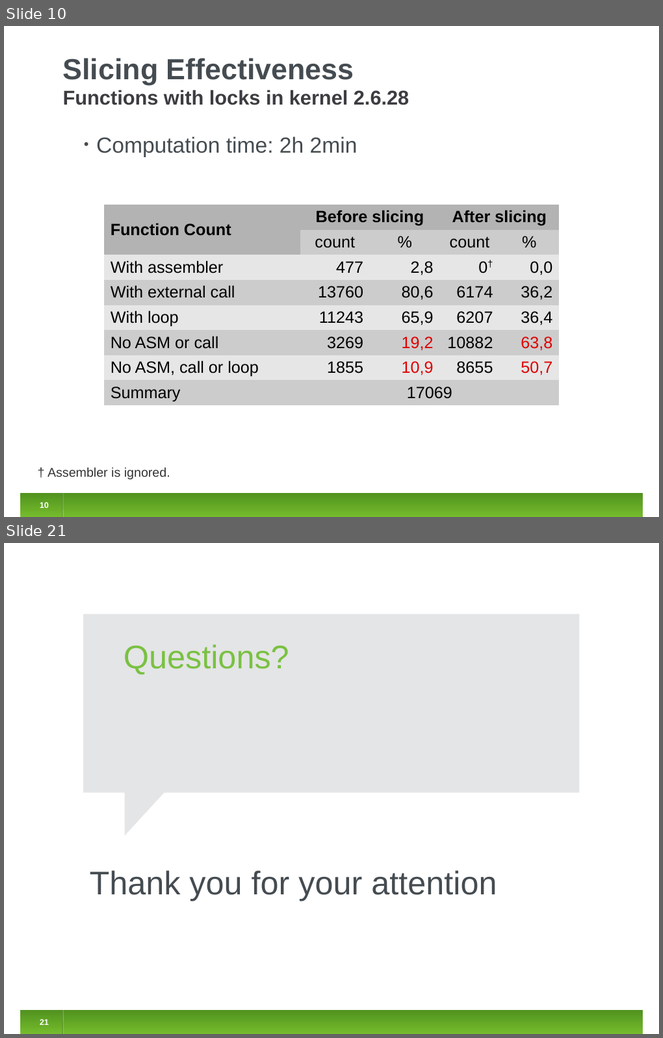
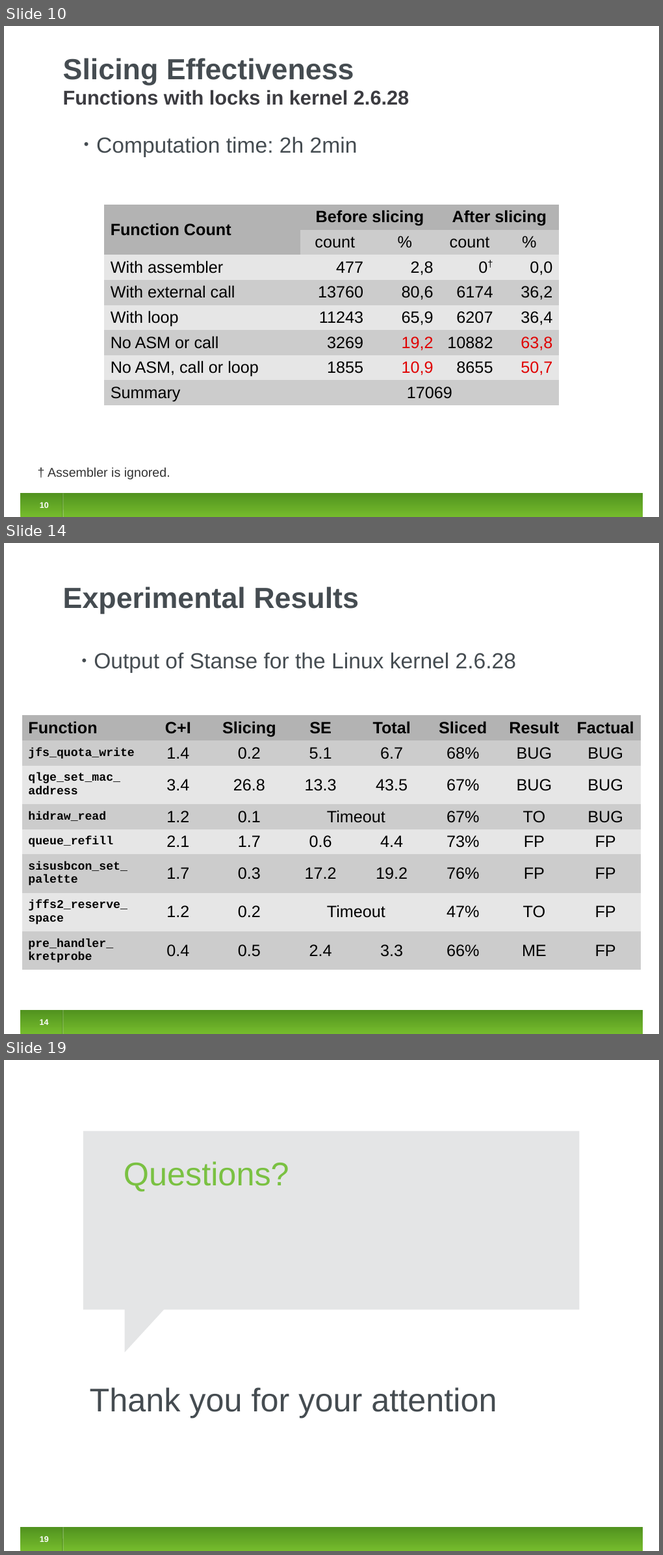
Before and after one commit to jirislaby/writings, a slide deck: presentations/fmics2012.odp. Shown one above the other, each under a label of ours: slides 10 and 21 before the commit, slides 10, 14 and 19 after it; the slides between them are not shown. The pictures are 663x1038 and 663x1555 pixels, drawn with LibreOffice and Linux fonts; fonts in the diff are those of the drawing. Boxes give left, top, right and bottom in pixels: in the first picture for what was removed or moved away, otherwise in the second. Text is boxed around its words. In the diff, an @@ line names an element or a change of style, - is before the commit and + after.

```diff
--- a/presentations/fmics2012.odp
+++ b/presentations/fmics2012.odp
@@ slide 14 added at box(4, 543, 659, 1034), background #FFFFFF; not listed: 1 template element that a slide beside it also shows @@
@@ title added at box(63, 587, 359, 614), 32 pt, text #454C51, bold @@
+Experimental Results
@@ text added at box(94, 652, 516, 673), 24 pt, text #454C51 @@
+• Output of Stanse for the Linux kernel 2.6.28
@@ table added at box(22, 715, 642, 965), 8 rows, 8 columns @@
+Function | C+I | Slicing | SE | Total | Sliced | Result | Factual
+jfs_quota_write | 1.4 | 0.2 | 5.1 | 6.7 | 68% | BUG | BUG
+qlge_set_mac_ address | 3.4 | 26.8 | 13.3 | 43.5 | 67% | BUG | BUG
+hidraw_read | 1.2 | 0.1 | Timeout |  | 67% | TO | BUG
+queue_refill | 2.1 | 1.7 | 0.6 | 4.4 | 73% | FP | FP
+sisusbcon_set_ palette | 1.7 | 0.3 | 17.2 | 19.2 | 76% | FP | FP
+jffs2_reserve_ space | 1.2 | 0.2 | Timeout |  | 47% | TO | FP
+pre_handler_ kretprobe | 0.4 | 0.5 | 2.4 | 3.3 | 66% | ME | FP
@@ page number added at box(40, 1019, 49, 1025), 9 pt, text #FFFFFF, bold @@
+14
@@ line added from (62, 1011) to (62, 1034), #3F7418 0.74 pt @@
@@ line added from (63, 1011) to (63, 1034), #FFFFFF 0.74 pt @@
@@ what was slide 21 is now slide 19 @@
@@ page number at box(40, 1536, 49, 1542): text changed @@
-21
+19
```
Also in this commit, not shown: 9 slides changed, 7 other slides added, 10 slides removed.
